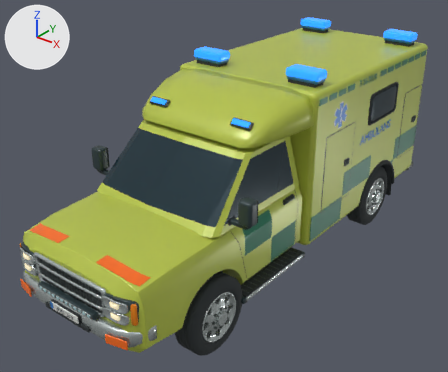
Renders of the Blender file source_blender/Ambulans_9310.blend from each side of a commit.
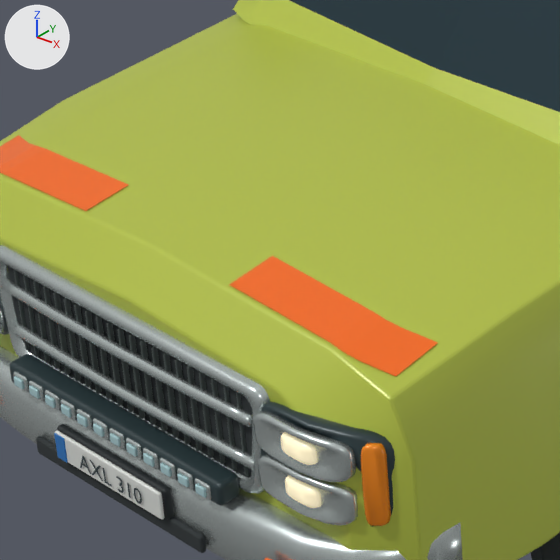
The first picture shows the older version from a camera (50 mm lens) standing at (4.63, -6.4, 4.81) and looking at (-0.2, -0.37, 1.07). The close-ups show the older and then the newer version on the part from 8% to 41% of the width and 50% to 90% of the height of that picture. Only the edits that show in the close-ups are written down. Every picture has the same lights, and +X, +Y and +Z are marked at upper left.

The first close-up shows 'Förarhytt', 'Huv och dörrplåt', 'Kylarmaskering', 'Kylarnätets skugga', 'LED-rampens hus', 'Orange huvreflex', 'Orange huvreflex.001', 'Pressad kromstötfångare', 'Skiktad reflektor.002', 'Skiktad reflektor.003', 'Välvd kromribba', 'Välvd kromribba.001' and 57 more.
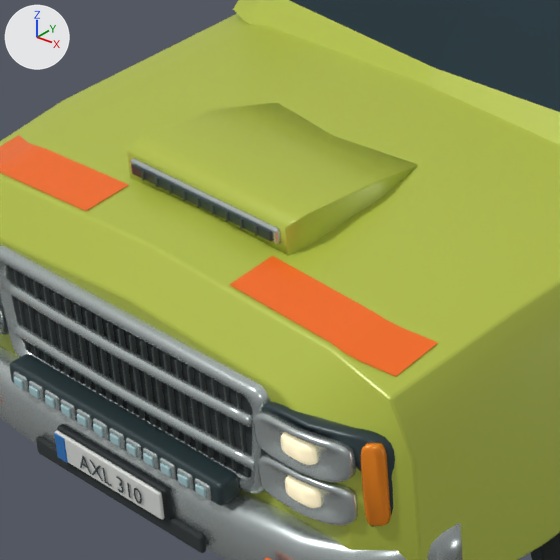
Boxes [x1, y1, x2, y2] around the edits, measured in the close-ups (560 x 560 px):
'Motorhuvens luftintag', added (yellow): after [127, 102, 418, 255]
'Luftintagets mörka öppning', added: after [131, 164, 273, 242]
'Luftintagets infattning', added: after [130, 158, 281, 244]

What changed in the scene script:
```text
Add me_cube_200_1:
    me_cube_200_1.from_pydata(...)  # 96 vertices, 98 faces; spans x -0.292..0.292, y -0.004..0.004, z -0.016..0.016
    me_cube_200_1.materials.append(mat_lettering_black)  # dark cyan #2c3c3f
Add me_cube_199_1:
    me_cube_199_1.from_pydata(...)  # 96 vertices, 98 faces; spans x -0.308..0.308, y -0.01..0.01, z -0.024..0.024
    me_cube_199_1.materials.append(mat_brushed_equipment_metal)  # light grey #c4cdcb
Add me_motorhuvens_luftintag:
    me_motorhuvens_luftintag.from_pydata(...)  # 112 vertices, 86 faces; spans x -0.345..0.345, y -2.877..-2.34, z 1.389..1.503
    me_motorhuvens_luftintag.polygons.foreach_set('use_smooth', [True] * 86)
    me_motorhuvens_luftintag.materials.append(mat_ambulans_citrongul)  # yellow #b6c44a
Add ob_luftintagets_mörka_öppning:
    ob_luftintagets_mörka_öppning = bpy.data.objects.new('Luftintagets mörka öppning', me_cube_200_1)
    ob_luftintagets_mörka_öppning.parent = ob_ambulans___pickup_9310
    ob_luftintagets_mörka_öppning.location = (0.0, -2.894, 1.45)
Add ob_luftintagets_infattning:
    ob_luftintagets_infattning = bpy.data.objects.new('Luftintagets infattning', me_cube_199_1)
    ob_luftintagets_infattning.parent = ob_ambulans___pickup_9310
    ob_luftintagets_infattning.location = (0.0, -2.881, 1.45)
Add ob_motorhuvens_luftintag:
    ob_motorhuvens_luftintag = bpy.data.objects.new('Motorhuvens luftintag', me_motorhuvens_luftintag)
    ob_motorhuvens_luftintag.parent = ob_ambulans___pickup_9310
    ob_motorhuvens_luftintag.location = (0.0, 0.0, 0.0)
```
